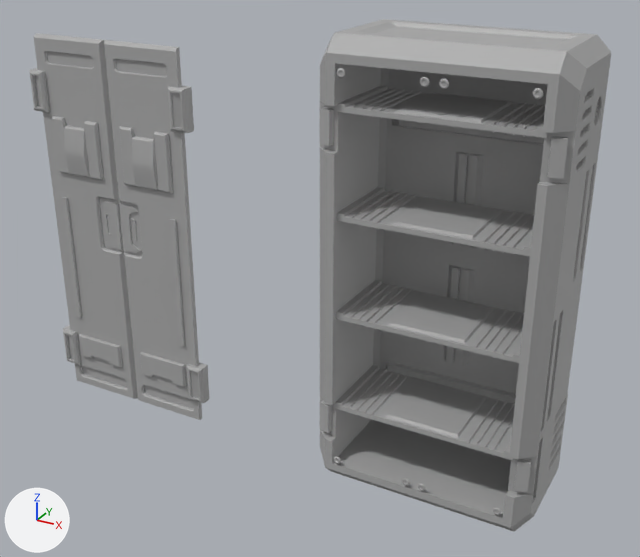
Before and after pictures for a commit that changed the FBX model Assets/Props/Locker01.fbx.
The view is the same before and after, from a 50 mm lens placed at (-2.69, -3.98, 4.99), pointed at (-6.25, 2.49, 1.76). Every picture has the same lights, and +X, +Y and +Z are marked at lower left. Where no turn or scale is listed for an object, it has been applied to the vertices.
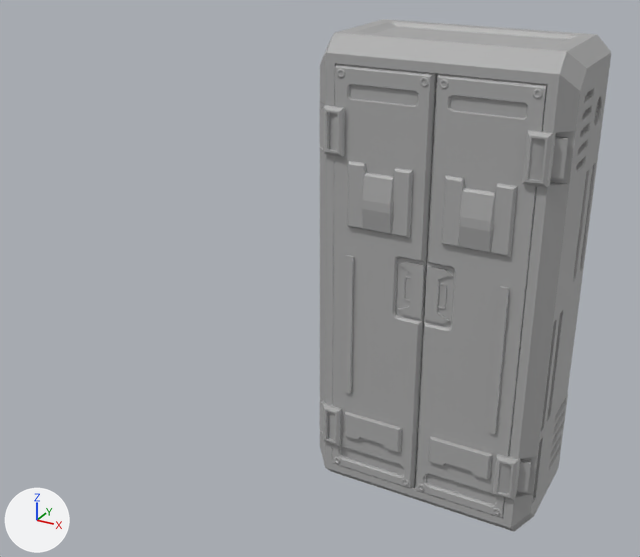
Where the newer file only moved an object's origin or applied its transform, the numbers keep the older frame.

Diff of the bpy script that builds the scene:
```diff
--- a/Assets/Props/Locker01.fbx.py
+++ b/Assets/Props/Locker01.fbx.py
@@ me_mesh_018 @@
-me_mesh_018.from_pydata(...)  # 1828 vertices, 1994 faces; spans x -1.0..1.0, y -0.51..0.53, z 0.0..4.0
+me_mesh_018.from_pydata(...)  # 2572 vertices, 2510 faces; spans x -1.0..1.0, y -0.51..0.53, z 0.0..4.0
+# me_mesh_018 part 1: 144 vertices added at x -0.83..0.83, y -0.45..0.33, z 0.74..0.82
+# me_mesh_018 part 2: 144 vertices added at x -0.83..0.83, y -0.45..0.33, z 1.63..1.71
+# me_mesh_018 part 3: 144 vertices added at x -0.83..0.83, y -0.45..0.33, z 2.52..2.6
 me_mesh_018.materials.append(mat_standardsurface1)
@@ ob_polysurface2 @@
-ob_polysurface2 = bpy.data.objects.new('polySurface2', me_mesh_001)
@@ ob_polysurface8 @@
-ob_polysurface8 = bpy.data.objects.new('polySurface8', me_mesh_007)
@@ ob_polysurface36 @@
-ob_polysurface36 = bpy.data.objects.new('polySurface36', me_mesh_035)
@@ ob_polysurface37 @@
-ob_polysurface37 = bpy.data.objects.new('polySurface37', me_mesh_036)
@@ ob_polysurface1 @@
-ob_polysurface1 = bpy.data.objects.new('polySurface1', me_mesh)
@@ ob_polysurface35 @@
-ob_polysurface35 = bpy.data.objects.new('polySurface35', me_mesh_034)
@@ ob_polysurface7 @@
-ob_polysurface7 = bpy.data.objects.new('polySurface7', me_mesh_006)
@@ ob_polysurface34 @@
-ob_polysurface34 = bpy.data.objects.new('polySurface34', me_mesh_033)
@@ ob_polysurface14 @@
-ob_polysurface14 = bpy.data.objects.new('polySurface14', me_mesh_013)
@@ ob_polysurface13 @@
-ob_polysurface13 = bpy.data.objects.new('polySurface13', me_mesh_012)
@@ ob_polysurface10 @@
-ob_polysurface10 = bpy.data.objects.new('polySurface10', me_mesh_009)
@@ ob_polysurface18 @@
-ob_polysurface18 = bpy.data.objects.new('polySurface18', me_mesh_017)
@@ ob_polysurface9 @@
-ob_polysurface9 = bpy.data.objects.new('polySurface9', me_mesh_008)
@@ ob_polysurface11 @@
-ob_polysurface11 = bpy.data.objects.new('polySurface11', me_mesh_010)
@@ ob_polysurface6 @@
-ob_polysurface6 = bpy.data.objects.new('polySurface6', me_mesh_005)
@@ ob_polysurface17 @@
-ob_polysurface17 = bpy.data.objects.new('polySurface17', me_mesh_016)
@@ ob_polysurface4 @@
-ob_polysurface4 = bpy.data.objects.new('polySurface4', me_mesh_003)
@@ ob_locker01_rightdoor @@
+ob_locker01_rightdoor = bpy.data.objects.new('Locker01_RightDoor', me_mesh_001_1)  # 948 vertices, 905 faces; spans x -0.8..0.09, y -0.07..0.07, z -1.8..1.8; in mat_standardsurface1 (grey #aaaaaa)
+ob_locker01_rightdoor.location = (-4.234, 1.98, 2.0)
@@ ob_locker01_leftdoor @@
+ob_locker01_leftdoor = bpy.data.objects.new('Locker01_LeftDoor', me_mesh_002_1)  # 948 vertices, 905 faces; spans x -0.09..0.79, y -0.07..0.07, z -1.8..1.8; in mat_standardsurface1 (grey #aaaaaa)
+ob_locker01_leftdoor.location = (-5.833, 1.98, 2.0)
```

Where the change shows, as pixel boxes (x1, y1, x2, y2) in the pictures (640 x 557 px):
'Locker01_RightDoor', added
    after: (415, 73, 556, 517)
'Locker01_LeftDoor', added
    after: (323, 64, 436, 488)
'polySurface1', deleted
    before: (104, 40, 209, 420)
'polySurface10', deleted
    before: (29, 33, 138, 399)
'polySurface34', deleted
    before: (333, 365, 515, 460)
'polySurface35', deleted
    before: (336, 280, 524, 363)
'polySurface36', deleted
    before: (337, 187, 534, 256)
'polySurface37', deleted
    before: (335, 86, 547, 138)
'polySurface8', deleted
    before: (119, 126, 173, 193)
'polySurface11', deleted
    before: (52, 116, 104, 180)
'polySurface9', deleted
    before: (140, 352, 186, 386)
'polySurface14', deleted
    before: (79, 334, 123, 367)
'polySurface6', deleted
    before: (119, 204, 141, 253)
'polySurface17', deleted
    before: (100, 201, 122, 250)
'polySurface2', deleted
    before: (533, 88, 543, 99)
'polySurface4', deleted
    before: (439, 79, 449, 89)
'polySurface13', deleted
    before: (420, 77, 429, 87)
'polySurface7', deleted
    before: (130, 218, 137, 241)
'polySurface18', deleted
    before: (105, 213, 112, 235)
part 1 of me_mesh_018, added
    after: (417, 379, 421, 433)
part 2 of me_mesh_018, added
    after: (422, 293, 426, 340)
part 3 of me_mesh_018, added
    after: (428, 198, 431, 238)
